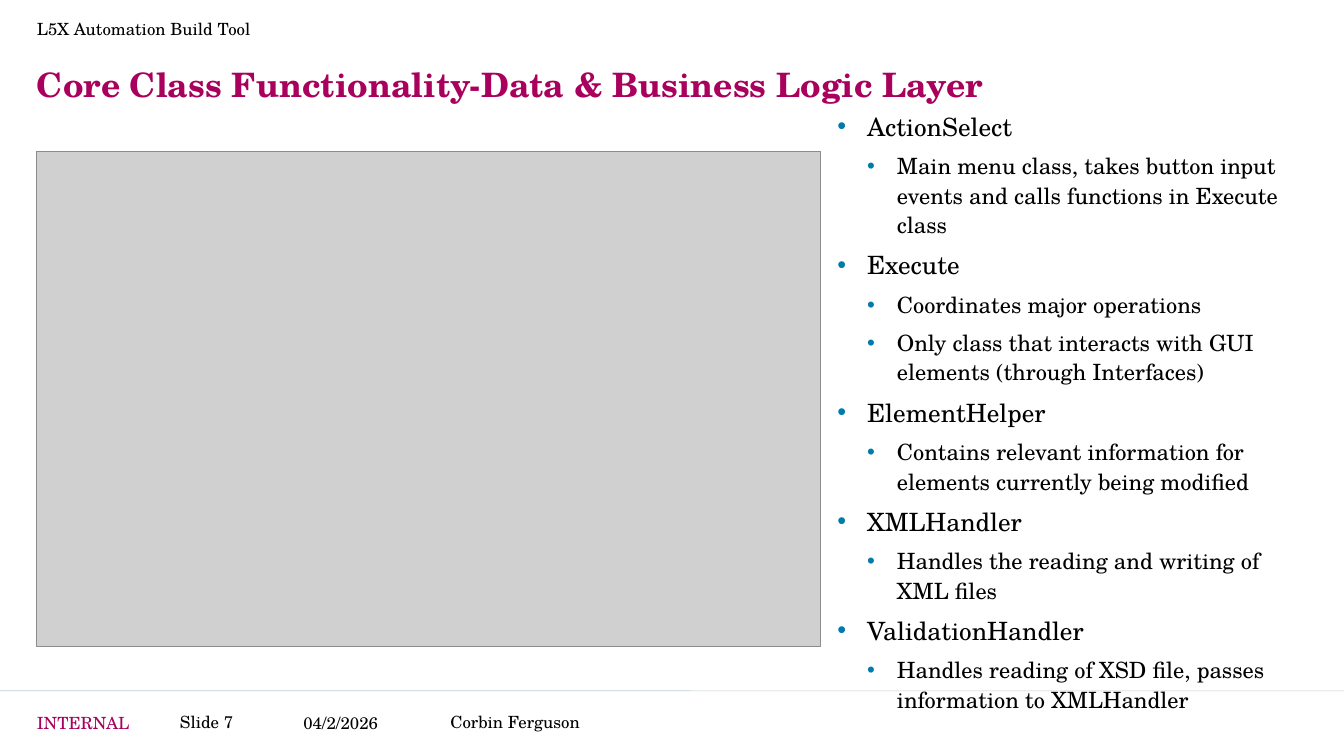
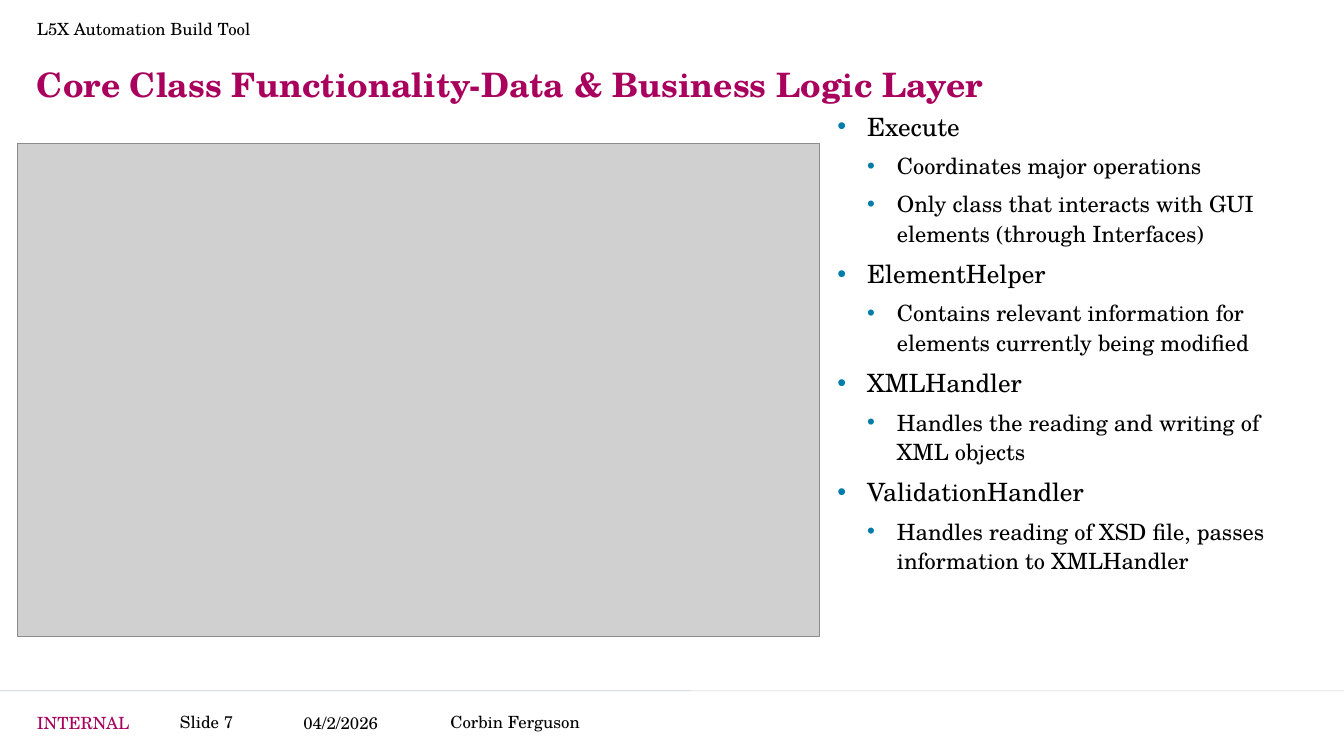
Before and after one commit to CorbinFerguson/ThesisBuildTool, a slide deck: slide 7 of Thesis Writing Documents/Project Development.pptx. Drawn at 1344x756 pixels with LibreOffice and Linux fonts; fonts in the diff are those of the drawing; grey boxes stand for pictures; background and template pictures are left out. Boxes give left, top, right and bottom in pixels: in the first picture for what was removed or moved away, otherwise in the second. Text is boxed around its words. In the diff, an @@ line names an element or a change of style, - is before the commit and + after.

```diff
--- a/Thesis Writing Documents/Project Development.pptx
+++ b/Thesis Writing Documents/Project Development.pptx
@@ text at [867, 117, 1278, 234]: paragraphs removed @@
-• ActionSelect
-  • Main menu class, takes button input events and calls functions in Execute class
@@ picture: place and size @@
-picture at [37, 151, 822, 646]
+picture at [18, 143, 820, 637]
@@ text at [897, 414, 1260, 465]: text changed @@
-  • Handles the reading and writing of XML files
+  • Handles the reading and writing of XML objects
```
Also in this commit, not shown: 5 other slides changed, 1 other file.
